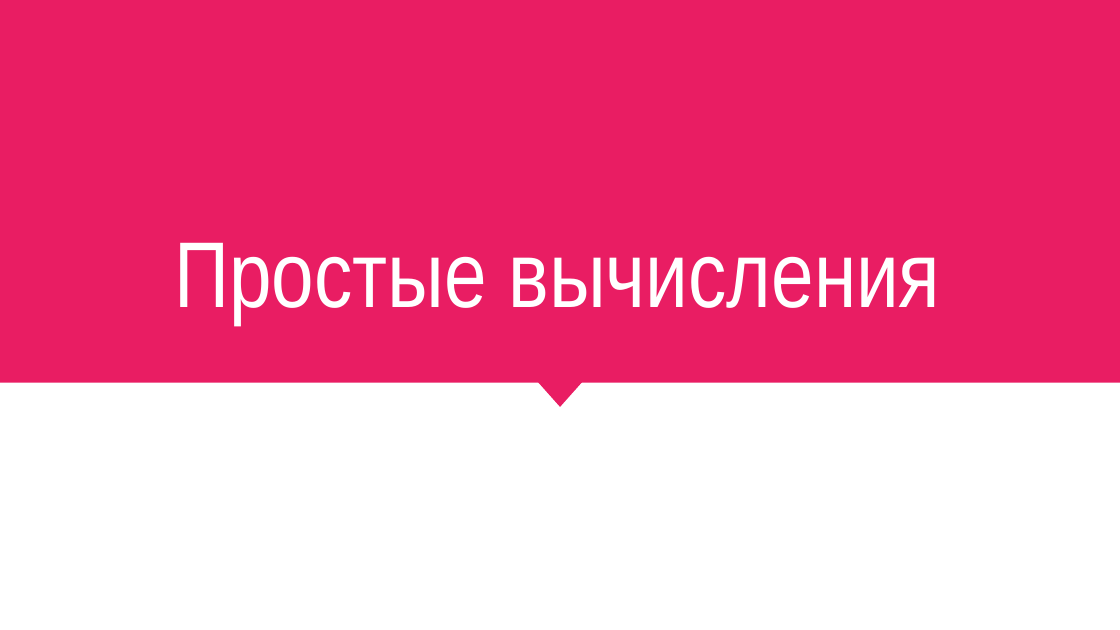
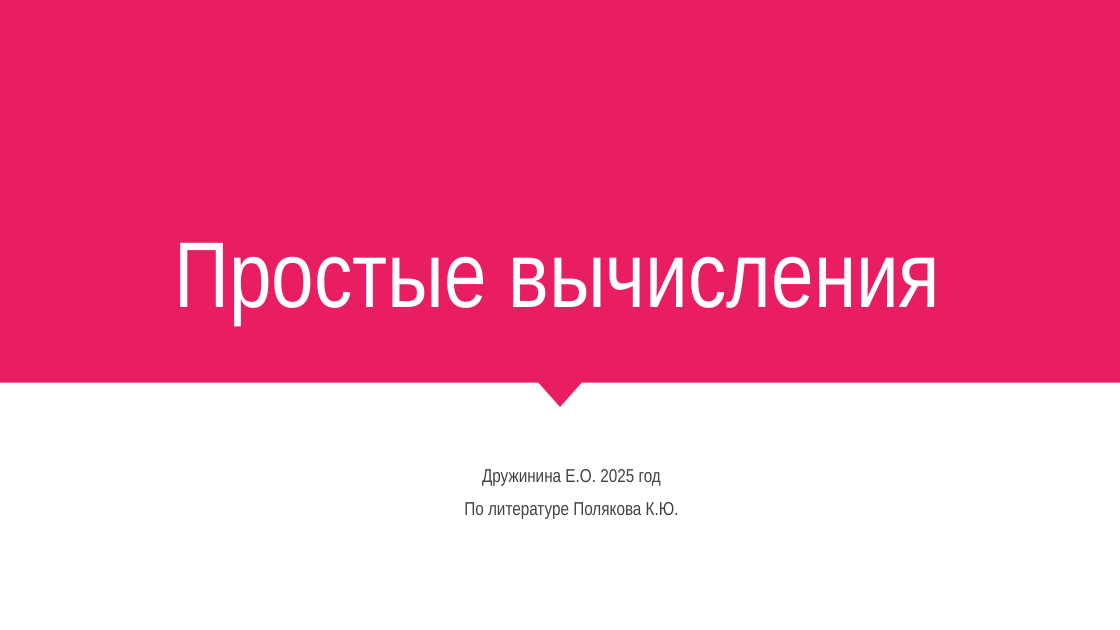
Before and after one commit to EPostanogova/1561_for_students, a slide deck: slide 1 of конспекты к задачам егэ/Простые вычисления.pptx. Drawn at 1120x630 pixels with LibreOffice and Linux fonts; fonts in the diff are those of the drawing. Boxes give left, top, right and bottom in pixels: in the first picture for what was removed or moved away, otherwise in the second. Text is boxed around its words. In the diff, an @@ line names an element or a change of style, - is before the commit and + after.

```diff
--- a/конспекты к задачам егэ/Простые вычисления.pptx
+++ b/конспекты к задачам егэ/Простые вычисления.pptx
@@ subtitle added at (464, 469, 679, 519), 12 pt, text #424242 @@
+Дружинина Е.О. 2025 год
+По литературе Полякова К.Ю.
```
Also in this commit, not shown: 7 other slides changed, 9 slides added.
